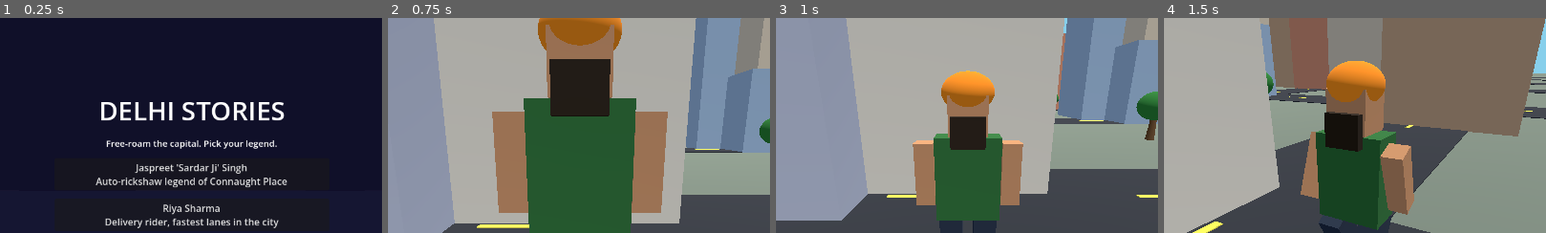
Above: before the commit, frames 1-4 (left to right).
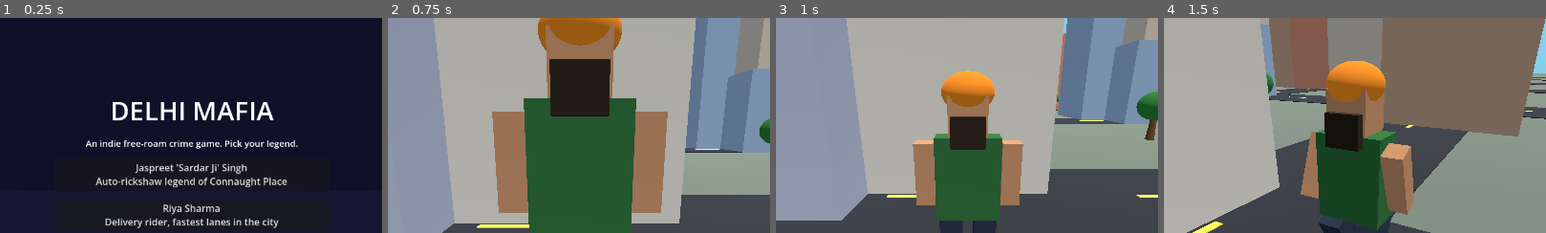
Above: after the commit, the same moments.

Repository: Ayushsahnios/delhi-freetown-loot
Game: Godot game, scene res://scenes/main.tscn
Two runs of this game, one before a commit and one after it. Both use one fixed random seed, a clock stepped at 60 frames per second and the inputs below.
Inputs:
- Up to frame 1 (0.25 s): no input
- Up to frame 2 (0.75 s): click "Jaspreet 'Sardar Ji' Singh Au…" at 0.5 s
- Up to frame 3 (1 s): no input
- Up to frame 4 (1.5 s): hold D (move_right) from 1.28 s (still down); tap H (horn) at 1.35 s
The pictures show only the part of the screen within x 25-75%, y 10-60%; the shares and areas given below are measured in that part.

The runs differ from the first frame. In frame 1, 3.4% of the frame differs, in the area x 22-78%, y 39-61%; in frame 2, nothing differs; in frame 3, nothing differs; in frame 4, nothing differs.

Commit message:
Rebrand: Delhi Mafia — indie free-roam crime game

Diff:
--- a/project.godot
+++ b/project.godot
@@ -5,7 +5,7 @@
 
 [application]
 
-config/name="Delhi Stories"
+config/name="Delhi Mafia"
 run/main_scene="res://scenes/main.tscn"
 config/features=PackedStringArray("4.7")
 
--- a/scripts/main.gd
+++ b/scripts/main.gd
@@ -296,12 +296,12 @@
 	center.add_child(box)
 
 	var title := Label.new()
-	title.text = "DELHI STORIES"
+	title.text = "DELHI MAFIA"
 	title.add_theme_font_size_override("font_size", 44)
 	title.horizontal_alignment = HORIZONTAL_ALIGNMENT_CENTER
 	box.add_child(title)
 	var sub := Label.new()
-	sub.text = "Free-roam the capital. Pick your legend."
+	sub.text = "An indie free-roam crime game. Pick your legend."
 	sub.add_theme_font_size_override("font_size", 15)
 	sub.horizontal_alignment = HORIZONTAL_ALIGNMENT_CENTER
 	box.add_child(sub)
Not shown, changed: PLAN.md
Not shown, changed: README.md
